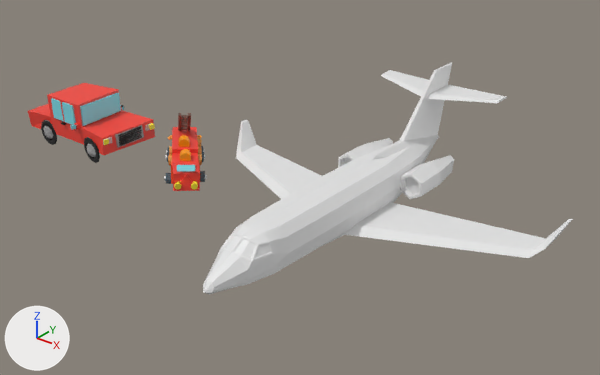
One commit to the COLLADA model ARKitDobson/Assets/transportation.dae: the scene before it, then after it.
Rendered twice from a 50 mm lens placed at (2.63, -2.43, 1.55), pointed at (0.58, 0.13, -0.04). The axes (+X, +Y, +Z) are drawn at lower left. The lights are the same throughout.

In view in the first picture: 'firetruck', 'jet', 'tesla'.
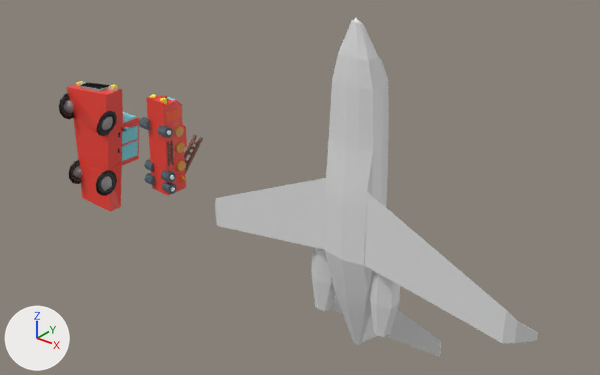
Location of each change, [x1, y1, x2, y2] in pixels of the pictures (600 x 375 px):
'jet', turned: before [203, 62, 573, 294]; after [215, 18, 538, 357]
'tesla', turned: before [28, 83, 155, 163]; after [59, 81, 140, 211]
'firetruck', moved, turned: before [164, 113, 206, 191]; after [139, 94, 203, 196]

The change in detail:
Object 'jet' (ob_jet) turns from (90, 0, 0) to (0, 0, 0) degrees about x, y and z.
Object 'tesla' (ob_tesla) turns from (90, 0, 0) to (0, -90, 0) degrees about x, y and z.
Object 'firetruck' (ob_firetruck) moves from (0.0, 0.0, 0.0) to (-0.12, 0.0, 0.0).
Object 'firetruck' (ob_firetruck) turns from (0, 0, 0) to (-90, -45, 0) degrees about x, y and z.
